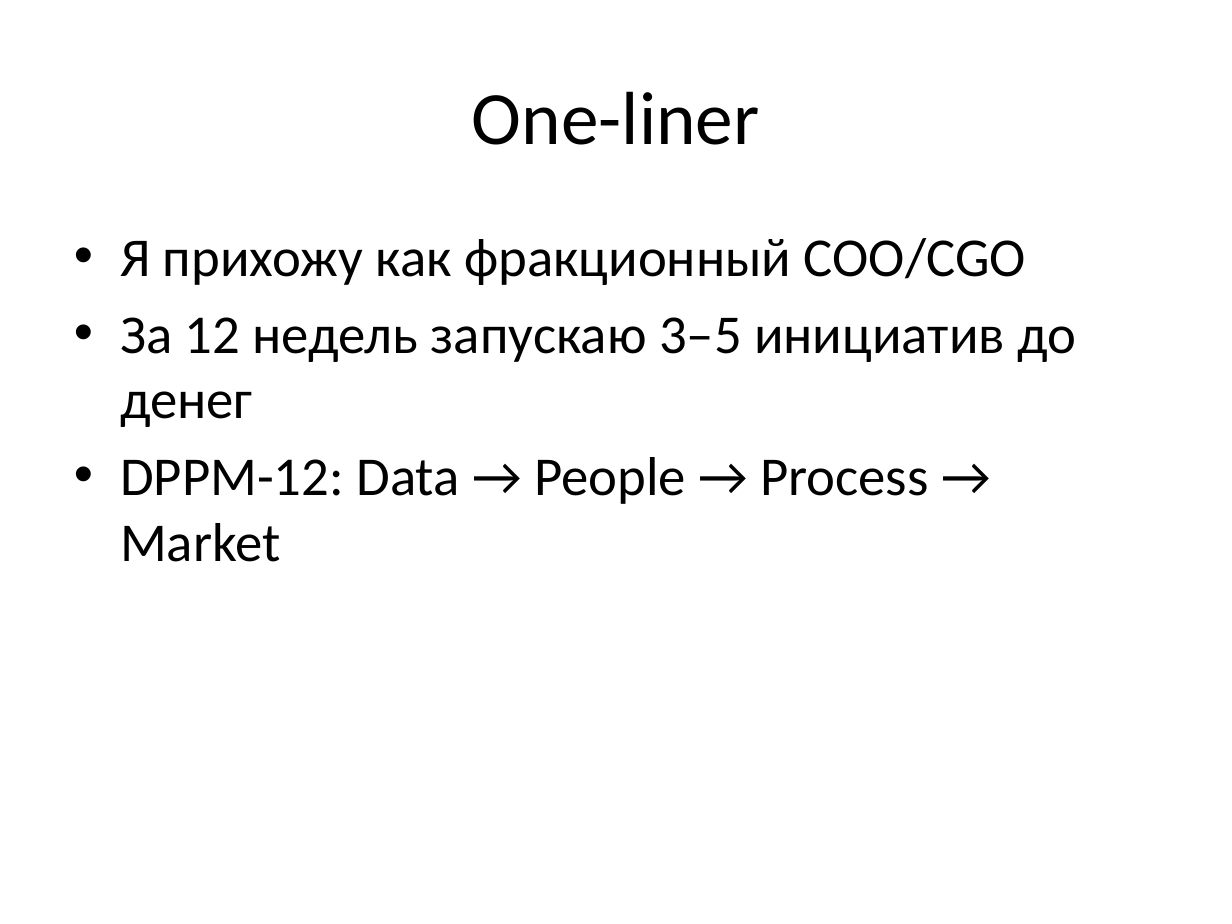
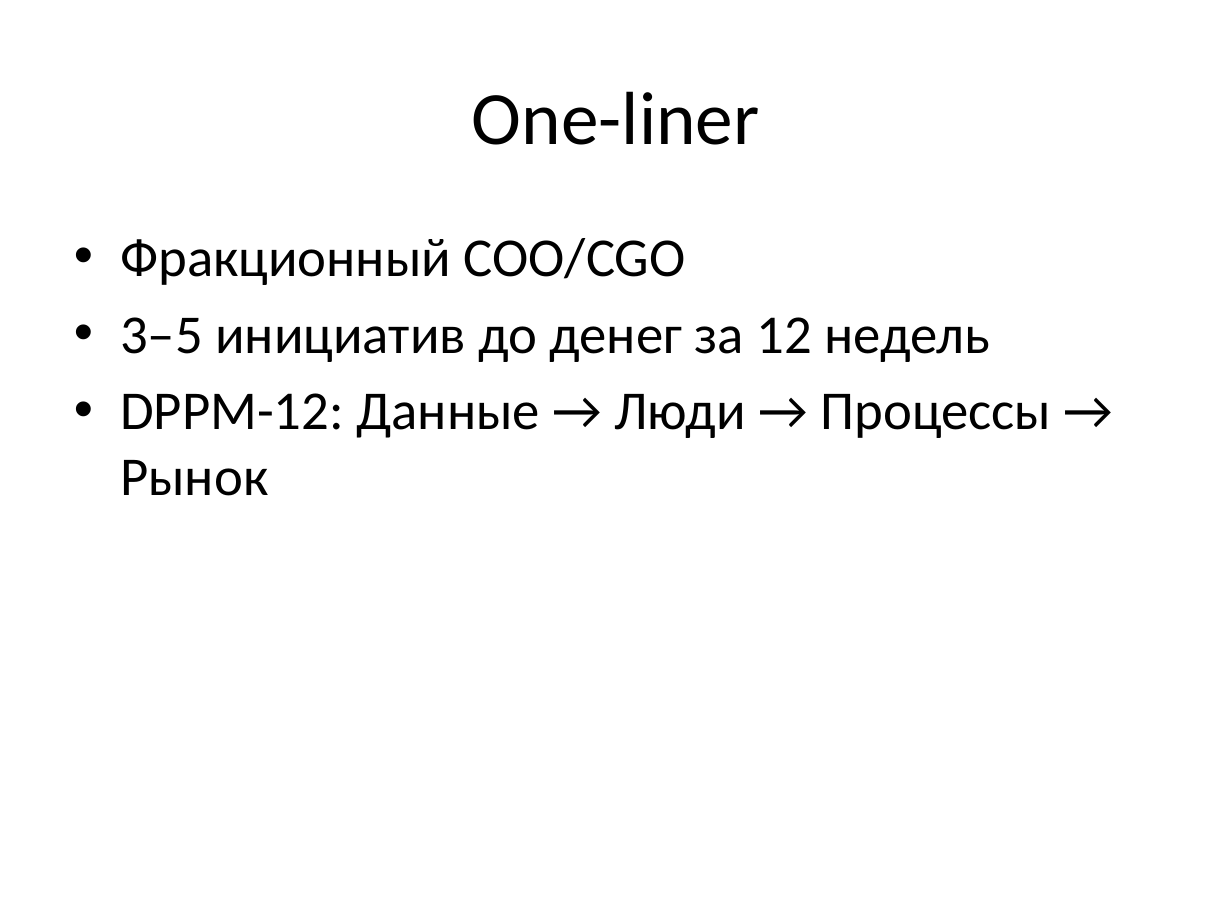
Before and after one commit to Vildia/CFG-consulting, a slide deck: slide 3 of downloads/CFG_PitchDeck.pptx. Drawn at 1232x924 pixels with LibreOffice and Linux fonts; fonts in the diff are those of the drawing. Boxes give left, top, right and bottom in pixels: in the first picture for what was removed or moved away, otherwise in the second. Text is boxed around its words. In the diff, an @@ line names an element or a change of style, - is before the commit and + after.

```diff
--- a/downloads/CFG_PitchDeck.pptx
+++ b/downloads/CFG_PitchDeck.pptx
@@ text at <box>120,238,1051,496</box>: text changed @@
-• Я прихожу как фракционный COO/CGO
-• За 12 недель запускаю 3–5 инициатив до денег
-• DPPM-12: Data → People → Process → Market
+• Фракционный COO/CGO
+• 3–5 инициатив до денег за 12 недель
+• DPPM-12: Данные → Люди → Процессы → Рынок
```
Also in this commit, not shown: 4 other slides changed, 3 slides removed, 5 other files.
